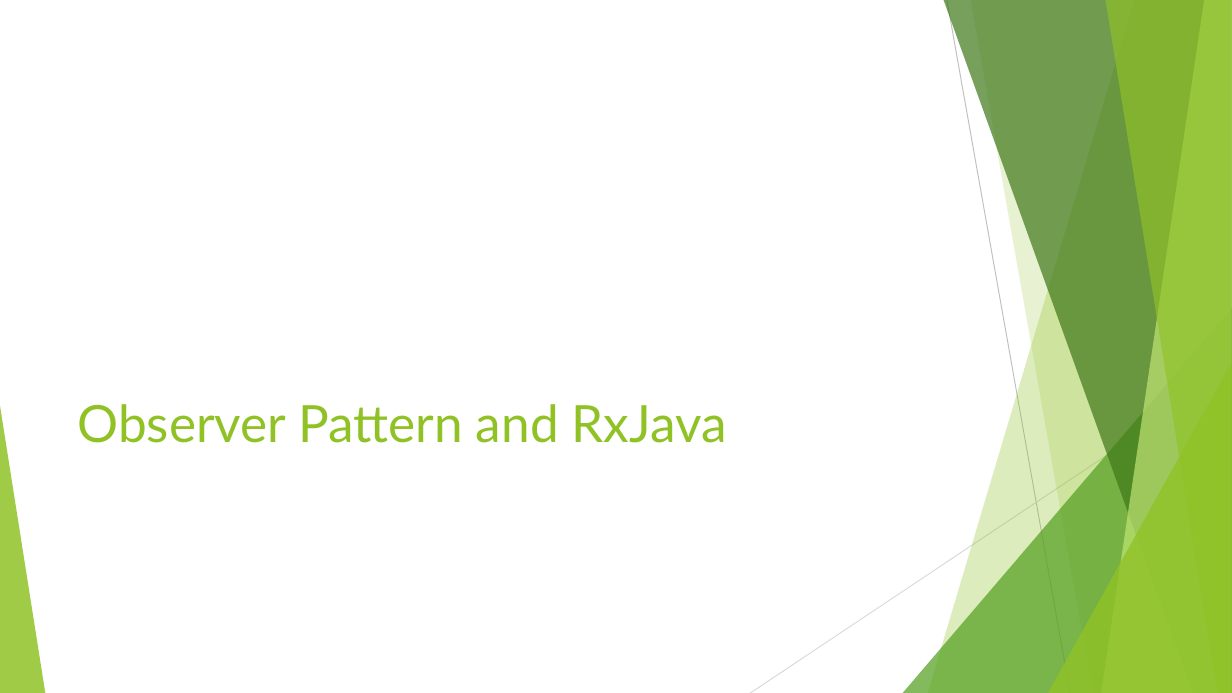
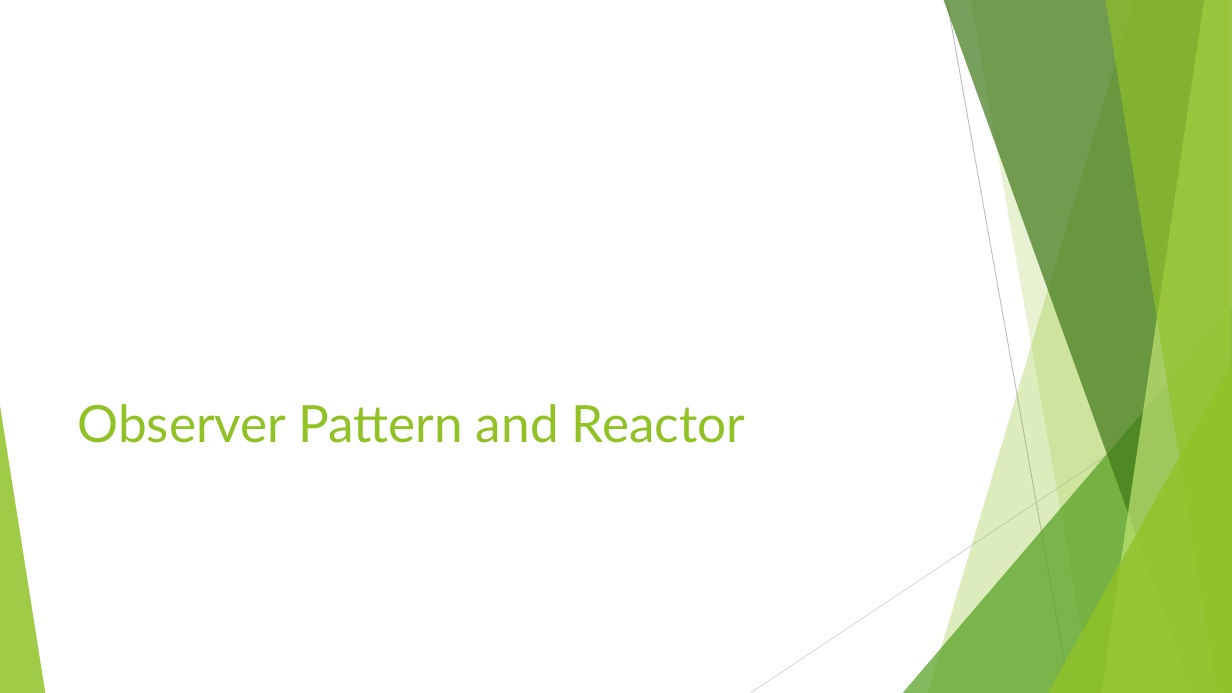
Before and after one commit to kariyan/reactive, a slide deck: slide 16 of docs/ReactiveProgramming_1st.pptx. Drawn at 1232x693 pixels with LibreOffice and Linux fonts; fonts in the diff are those of the drawing. Boxes give left, top, right and bottom in pixels: in the first picture for what was removed or moved away, otherwise in the second. Text is boxed around its words. In the diff, an @@ line names an element or a change of style, - is before the commit and + after.

```diff
--- a/docs/ReactiveProgramming_1st.pptx
+++ b/docs/ReactiveProgramming_1st.pptx
@@ title at (78, 404, 746, 443): text changed @@
-Observer Pattern and RxJava
+Observer Pattern and Reactor
```
Also in this commit, not shown: 6 other slides changed, 1 slide added, 5 slides removed, 1 other file.
